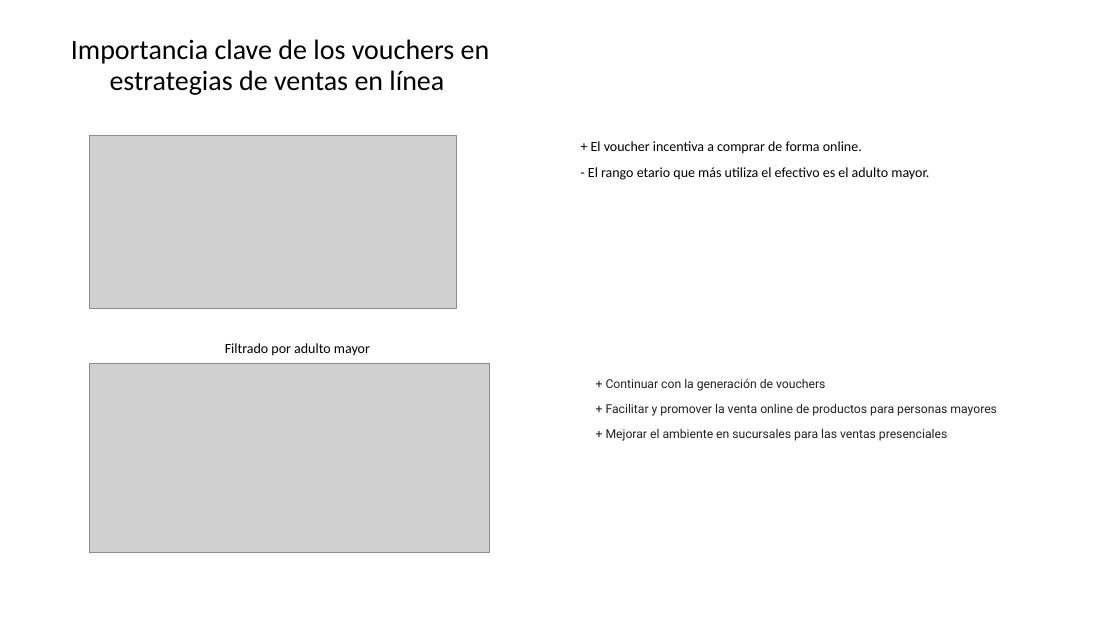
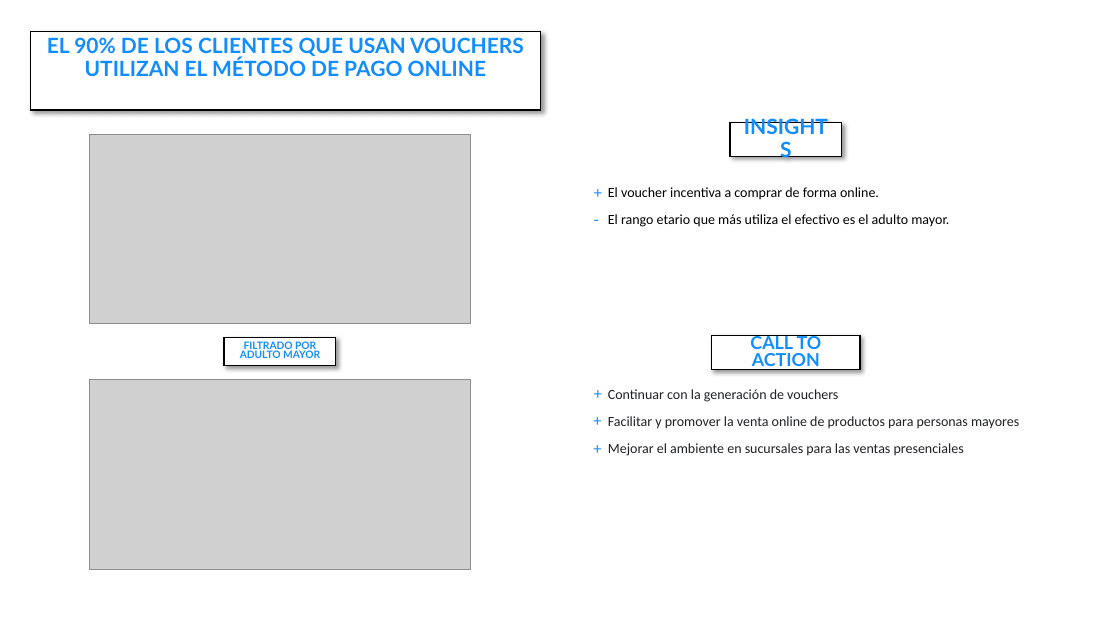
Before and after one commit to JNocetti/BI_Project, a slide deck: slide 4 of Presentación.pptx. Drawn at 1120x630 pixels with LibreOffice and Linux fonts; fonts in the diff are those of the drawing; grey boxes stand for pictures. Boxes give left, top, right and bottom in pixels: in the first picture for what was removed or moved away, otherwise in the second. Text is boxed around its words. In the diff, an @@ line names an element or a change of style, - is before the commit and + after.

```diff
--- a/Presentación.pptx
+++ b/Presentación.pptx
@@ subtitle added at (x1=30, y1=31, x2=540, y2=110), fill #FFFFFF, outline #000000 1 pt, 18 pt, text #118DFF, bold @@
+EL 90% DE LOS CLIENTES QUE USAN VOUCHERS UTILIZAN EL MÉTODO DE PAGO ONLINE
@@ subtitle removed at (x1=71, y1=39, x2=490, y2=95) @@
-Importancia clave de los vouchers en estrategias de ventas en línea
@@ picture resized from (x1=89, y1=135, x2=456, y2=308) to (x1=89, y1=134, x2=471, y2=323) @@
@@ rectangle added at (x1=730, y1=123, x2=842, y2=156), fill #FFFFFF, outline #000000 1 pt, 18 pt, text #118DFF, bold @@
+INSIGHTS
@@ text added at (x1=586, y1=178, x2=613, y2=207), 14 pt, text #118DFF @@
++
@@ text added at (x1=586, y1=205, x2=613, y2=234), 14 pt, text #118DFF @@
+-
@@ text at (x1=608, y1=187, x2=949, y2=227): text changed @@
-+ El voucher incentiva a comprar de forma online.
-- El rango etario que más utiliza el efectivo es el adulto mayor.
+El voucher incentiva a comprar de forma online.
+El rango etario que más utiliza el efectivo es el adulto mayor.
@@ rectangle "FILTRADO POR ADULTO MAYOR" resized from (x1=225, y1=343, x2=370, y2=356) to (x1=224, y1=337, x2=336, y2=365) @@
@@ rectangle "FILTRADO POR ADULTO MAYOR" at (x1=224, y1=337, x2=336, y2=365): vertical alignment top to middle; fill none to #FFFFFF; outline none to #000000 1 pt; shadow on @@
@@ text in rectangle at (x1=240, y1=340, x2=320, y2=358): text changed; size 12 to 8.8 pt; font Calibri to Lato; text colour #000000 to #118DFF; bold on @@
-Filtrado por adulto mayor
+FILTRADO POR ADULTO MAYOR
@@ rectangle added at (x1=712, y1=336, x2=860, y2=370), fill #FFFFFF, outline #000000 1 pt, 15.3 pt, text #118DFF, bold @@
+CALL TO ACTION
@@ picture resized from (x1=89, y1=364, x2=489, y2=552) to (x1=89, y1=380, x2=471, y2=570) @@
@@ text added at (x1=586, y1=380, x2=613, y2=408), 14 pt, text #118DFF @@
++
@@ text at (x1=608, y1=389, x2=1019, y2=456): text changed; size 10.5 to 12 pt; font Roboto to Calibri @@
-+ Continuar con la generación de vouchers
-+ Facilitar y promover la venta online de productos para personas mayores
-+ Mejorar el ambiente en sucursales para las ventas presenciales
+Continuar con la generación de vouchers
+Facilitar y promover la venta online de productos para personas mayores
+Mejorar el ambiente en sucursales para las ventas presenciales
@@ text added at (x1=586, y1=406, x2=613, y2=434), 14 pt, text #118DFF @@
++
@@ text added at (x1=586, y1=434, x2=613, y2=462), 14 pt, text #118DFF @@
++
```
Also in this commit, not shown: 2 other slides changed, 2 slides added, 1 slide removed, 1 other file.
